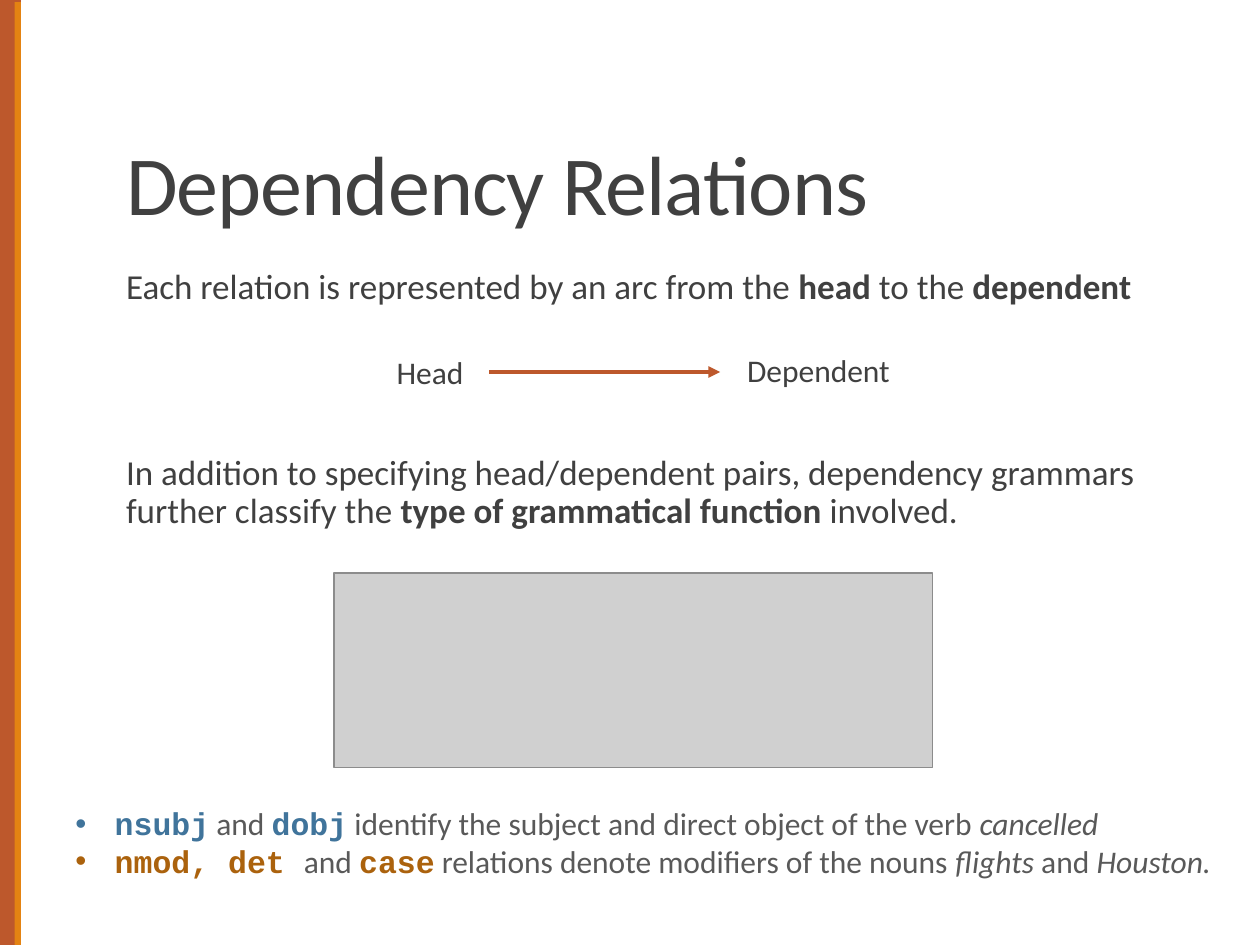
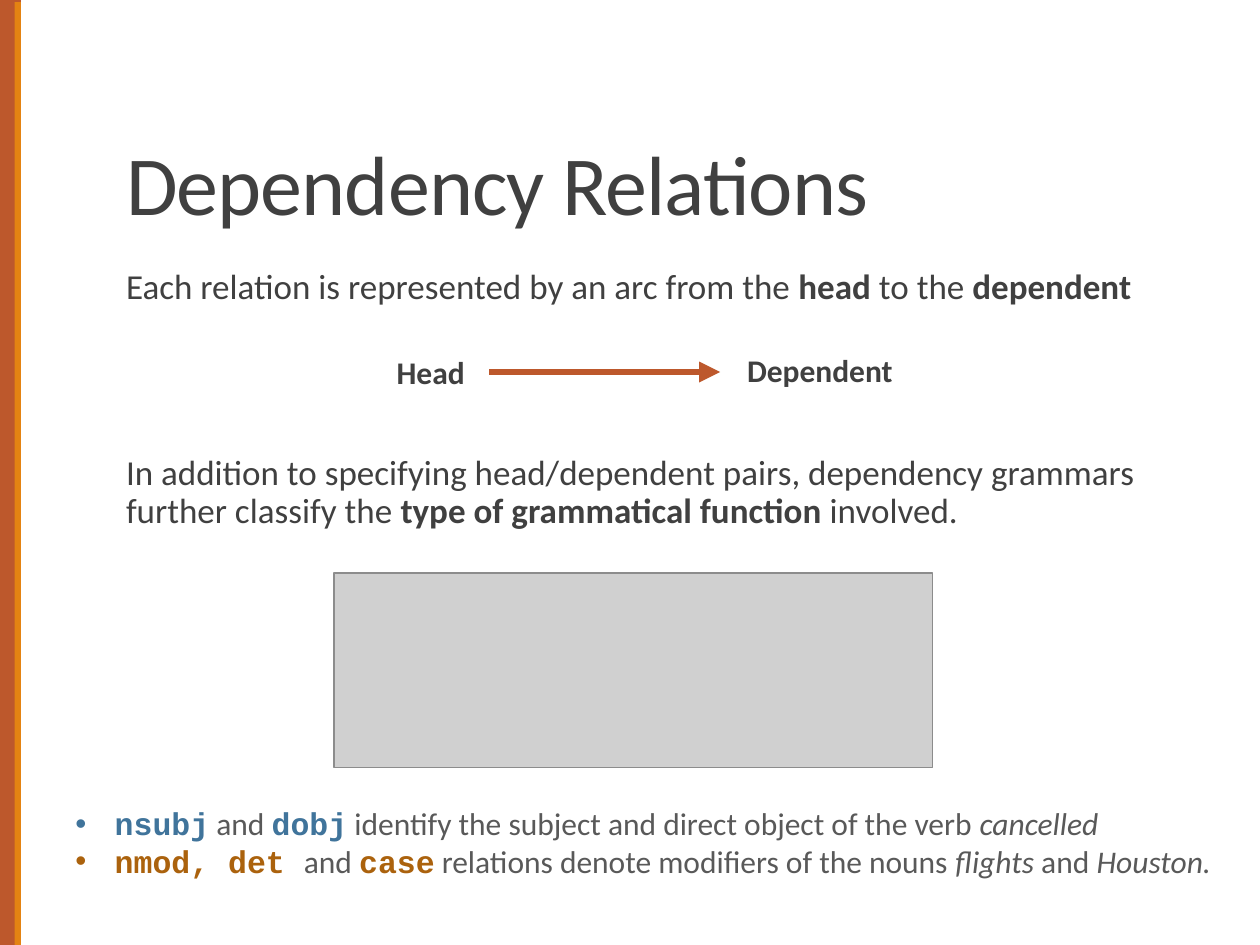
Before and after one commit to computational-linguistics-class/computational-linguistics-class.github.io, a slide deck: slide 9 of slides/14-dependency-parsing.pptx (slide 5 before the commit). Drawn at 1260x945 pixels with LibreOffice and Linux fonts; fonts in the diff are those of the drawing; grey boxes stand for pictures. Boxes give left, top, right and bottom in pixels: in the first picture for what was removed or moved away, otherwise in the second. Text is boxed around its words. In the diff, an @@ line names an element or a change of style, - is before the commit and + after.

```diff
--- a/slides/14-dependency-parsing.pptx
+++ b/slides/14-dependency-parsing.pptx
@@ text "Head" at (397,362,465,384): bold on @@
@@ text "Dependent" at (747,360,892,387): bold on @@
@@ arrow (489, 372) - (721, 372): stroke #BD582C 2.25 pt to #BD582C 4 pt @@
```
Also in this commit, not shown: 1 other slide changed, 4 slides added.
